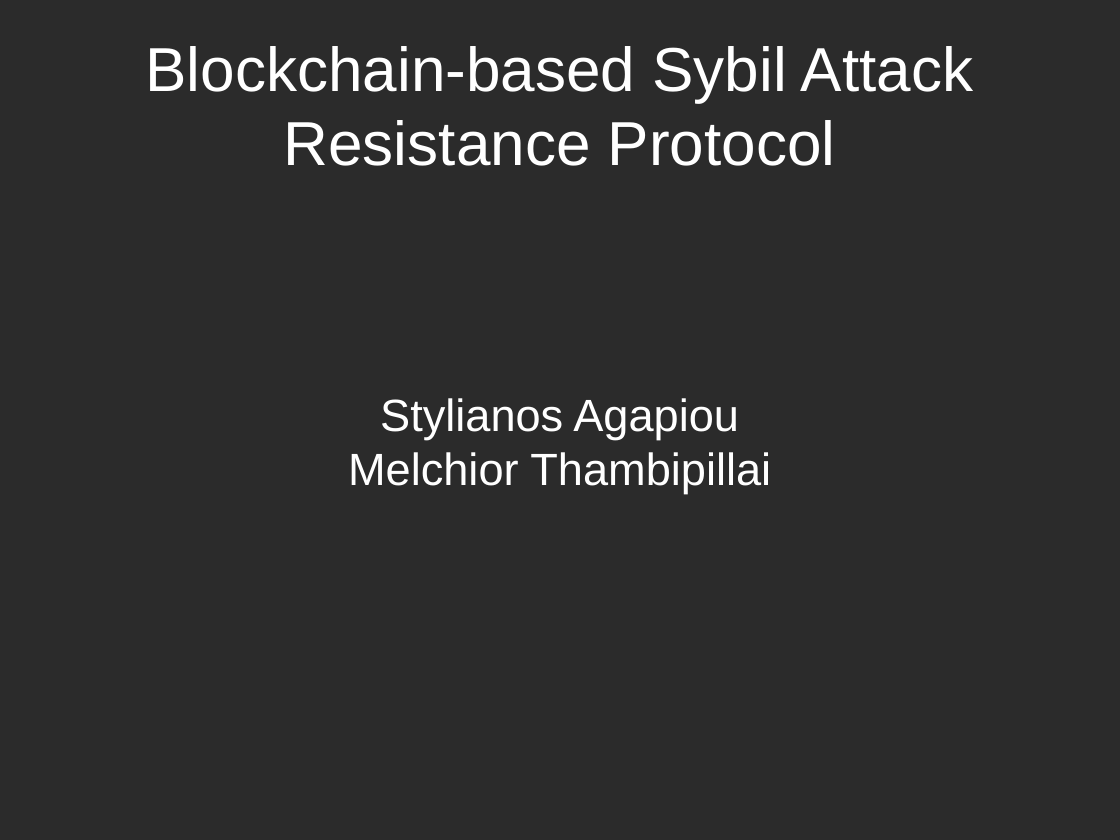
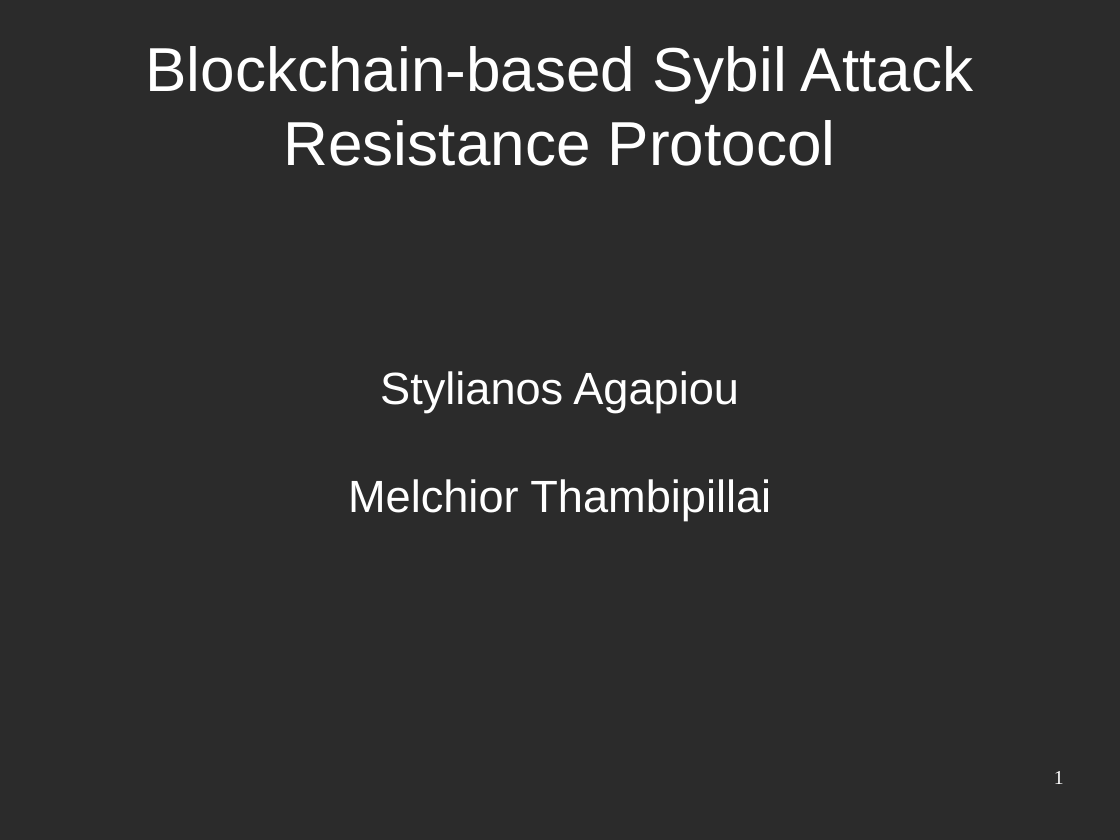
Before and after one commit to mthambipillai/blockchainSybilAttackResistance, a slide deck: slide 1 of BlockchainSybilAttack.odp. Drawn at 1120x840 pixels with LibreOffice and Linux fonts; fonts in the diff are those of the drawing; background and template pictures are left out; a plain dark background stands for a picture behind light text. Boxes give left, top, right and bottom in pixels: in the first picture for what was removed or moved away, otherwise in the second. Text is boxed around its words. In the diff, an @@ line names an element or a change of style, - is before the commit and + after.

```diff
--- a/BlockchainSybilAttack.odp
+++ b/BlockchainSybilAttack.odp
@@ subtitle "Stylianos Agapiou" rewrapped from [348, 398, 771, 493] to [348, 371, 771, 521] @@
@@ page number added at [1054, 771, 1064, 784], 14 pt, text #FFFFFF @@
+1
```
Also in this commit, not shown: 7 other slides changed, 7 slides added, 1 slide removed.
